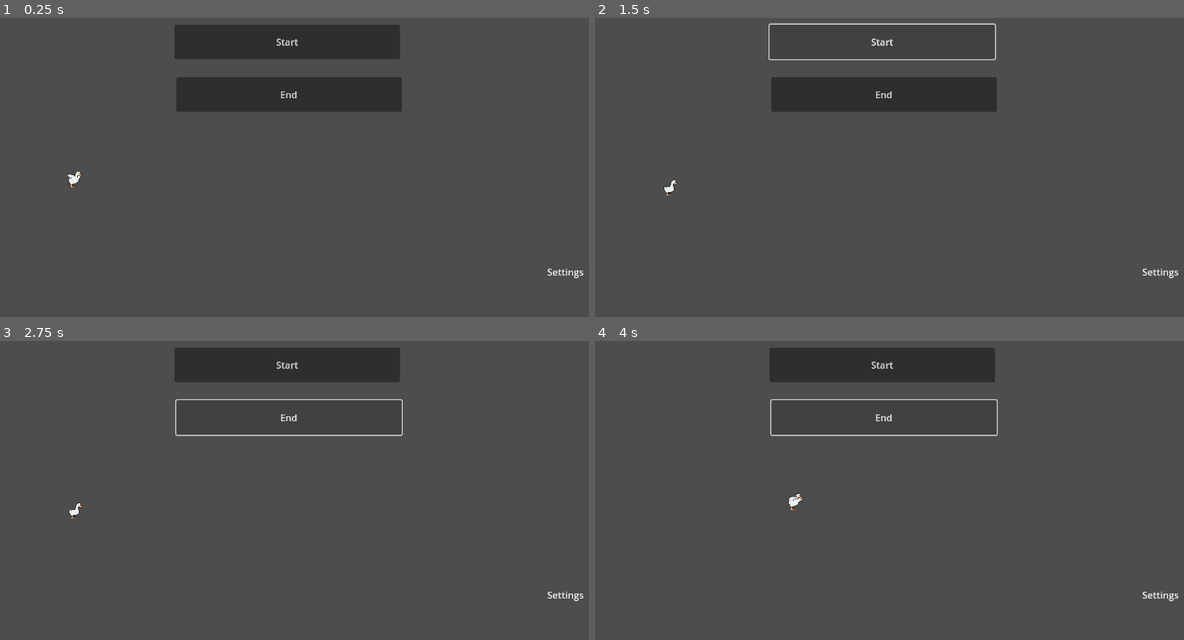
Above: before the commit, frames 1-4 (two rows, left to right).
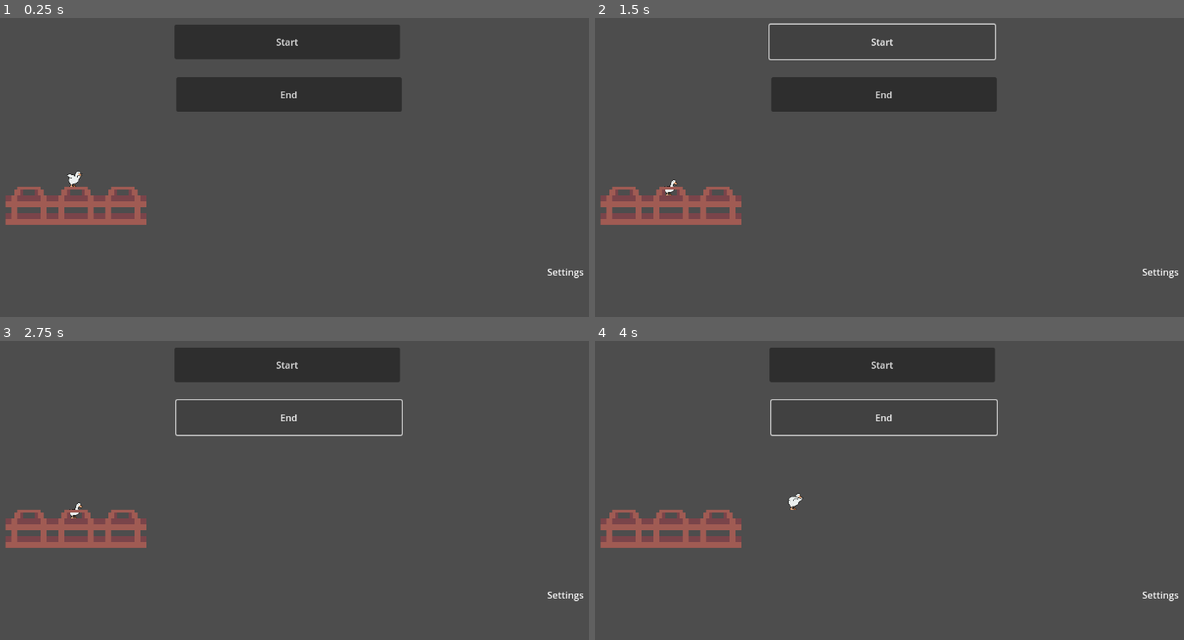
Above: after the commit, the same moments.

Repository: tvillega/DinoPlasmaStudios-MenuGame
Game: Godot game, scene res://main.tscn
Same seed, same stepped clock (60 frames per second), same inputs: the game is played once before the commit and once after it.
Inputs:
- Up to frame 1 (0.25 s): no input
- Up to frame 2 (1.5 s): click "Start" at 0.5 s; click "Start" at 1.25 s
- Up to frame 3 (2.75 s): click "End" at 2 s
- Up to frame 4 (4 s): tap Enter at 2.75 s; hold D (Mov_right) from 2.78 s (still down); tap Space (Jump) at 3.02, 3.32, 3.77 s

The runs differ from the first frame. In frame 1, 2.3% of the frame differs, in the area x 0-25%, y 56-70%; in frame 2, 2.3%; in frame 3, 2.3%; in frame 4, 2.3%.

Commit message:
Add assets

Diff:
--- a/scenes/main.tscn
+++ b/scenes/main.tscn
@@ -1,6 +1,7 @@
-[gd_scene load_steps=6 format=3 uid="uid://cftp0460caaal"]
+[gd_scene load_steps=7 format=3 uid="uid://cftp0460caaal"]
 
 [ext_resource type="PackedScene" uid="uid://h5p34vcy7ryy" path="res://scenes/player.tscn" id="1_o5qli"]
+[ext_resource type="Texture2D" uid="uid://2ll1h4mt5443" path="res://sprites/8BitFactoryTilesetPack/Sprites/Platform With Handles.png" id="2_0wfyh"]
 
 [sub_resource type="RectangleShape2D" id="RectangleShape2D_sgp6g"]
 size = Vector2(389.5, 70.5)
@@ -71,3 +72,18 @@
 [node name="CollisionShape2D" type="CollisionShape2D" parent="StaticBody2D"]
 position = Vector2(227, 449)
 shape = SubResource("RectangleShape2D_sugp2")
+
+[node name="PlatformWithHandles" type="Sprite2D" parent="."]
+position = Vector2(159, 389)
+scale = Vector2(5, 5)
+texture = ExtResource("2_0wfyh")
+
+[node name="PlatformWithHandles2" type="Sprite2D" parent="."]
+position = Vector2(239, 389)
+scale = Vector2(5, 5)
+texture = ExtResource("2_0wfyh")
+
+[node name="PlatformWithHandles3" type="Sprite2D" parent="."]
+position = Vector2(319, 389)
+scale = Vector2(5, 5)
+texture = ExtResource("2_0wfyh")
--- a/scenes/player.tscn
+++ b/scenes/player.tscn
@@ -48,6 +48,90 @@
 "values": [0]
 }
 
+[sub_resource type="Animation" id="Animation_qlg0r"]
+resource_name = "fall"
+length = 0.3
+loop_mode = 1
+step = 0.1
+tracks/0/type = "value"
+tracks/0/imported = false
+tracks/0/enabled = true
+tracks/0/path = NodePath("Sprite2D:texture")
+tracks/0/interp = 1
+tracks/0/loop_wrap = true
+tracks/0/keys = {
+"times": PackedFloat32Array(0),
+"transitions": PackedFloat32Array(1),
+"update": 1,
+"values": [ExtResource("5_fjrip")]
+}
+tracks/1/type = "value"
+tracks/1/imported = false
+tracks/1/enabled = true
+tracks/1/path = NodePath("Sprite2D:hframes")
+tracks/1/interp = 1
+tracks/1/loop_wrap = true
+tracks/1/keys = {
+"times": PackedFloat32Array(0),
+"transitions": PackedFloat32Array(1),
+"update": 1,
+"values": [4]
+}
+tracks/2/type = "value"
+tracks/2/imported = false
+tracks/2/enabled = true
+tracks/2/path = NodePath("Sprite2D:frame")
+tracks/2/interp = 1
+tracks/2/loop_wrap = true
+tracks/2/keys = {
+"times": PackedFloat32Array(0, 0.1, 0.2),
+"transitions": PackedFloat32Array(1, 1, 1),
+"update": 1,
+"values": [2, 1, 0]
+}
+
+[sub_resource type="Animation" id="Animation_ur7pv"]
+resource_name = "flap"
+length = 0.3
+loop_mode = 1
+step = 0.1
+tracks/0/type = "value"
+tracks/0/imported = false
+tracks/0/enabled = true
+tracks/0/path = NodePath("Sprite2D:texture")
+tracks/0/interp = 1
+tracks/0/loop_wrap = true
+tracks/0/keys = {
+"times": PackedFloat32Array(0),
+"transitions": PackedFloat32Array(1),
+"update": 1,
+"values": [ExtResource("5_fjrip")]
+}
+tracks/1/type = "value"
+tracks/1/imported = false
+tracks/1/enabled = true
+tracks/1/path = NodePath("Sprite2D:hframes")
+tracks/1/interp = 1
+tracks/1/loop_wrap = true
+tracks/1/keys = {
+"times": PackedFloat32Array(0),
+"transitions": PackedFloat32Array(1),
+"update": 1,
+"values": [4]
+}
+tracks/2/type = "value"
+tracks/2/imported = false
+tracks/2/enabled = true
+tracks/2/path = NodePath("Sprite2D:frame")
+tracks/2/interp = 1
+tracks/2/loop_wrap = true
+tracks/2/keys = {
+"times": PackedFloat32Array(0, 0.1, 0.2),
+"transitions": PackedFloat32Array(1, 1, 1),
+"update": 1,
+"values": [0, 1, 2]
+}
+
 [sub_resource type="Animation" id="Animation_g2els"]
 resource_name = "idle"
 length = 0.3
@@ -172,90 +256,6 @@
 "transitions": PackedFloat32Array(1, 1, 1),
 "update": 1,
 "values": [0, 1, 2]
-}
-
-[sub_resource type="Animation" id="Animation_ur7pv"]
-resource_name = "flap"
-length = 0.3
-loop_mode = 1
-step = 0.1
-tracks/0/type = "value"
-tracks/0/imported = false
-tracks/0/enabled = true
-tracks/0/path = NodePath("Sprite2D:texture")
-tracks/0/interp = 1
-tracks/0/loop_wrap = true
-tracks/0/keys = {
-"times": PackedFloat32Array(0),
-"transitions": PackedFloat32Array(1),
-"update": 1,
-"values": [ExtResource("5_fjrip")]
-}
-tracks/1/type = "value"
-tracks/1/imported = false
-tracks/1/enabled = true
-tracks/1/path = NodePath("Sprite2D:hframes")
-tracks/1/interp = 1
-tracks/1/loop_wrap = true
-tracks/1/keys = {
-"times": PackedFloat32Array(0),
-"transitions": PackedFloat32Array(1),
-"update": 1,
-"values": [4]
-}
-tracks/2/type = "value"
-tracks/2/imported = false
-tracks/2/enabled = true
-tracks/2/path = NodePath("Sprite2D:frame")
-tracks/2/interp = 1
-tracks/2/loop_wrap = true
-tracks/2/keys = {
-"times": PackedFloat32Array(0, 0.1, 0.2),
-"transitions": PackedFloat32Array(1, 1, 1),
-"update": 1,
-"values": [0, 1, 2]
-}
-
-[sub_resource type="Animation" id="Animation_qlg0r"]
-resource_name = "fall"
-length = 0.3
-loop_mode = 1
-step = 0.1
-tracks/0/type = "value"
-tracks/0/imported = false
-tracks/0/enabled = true
-tracks/0/path = NodePath("Sprite2D:texture")
-tracks/0/interp = 1
-tracks/0/loop_wrap = true
-tracks/0/keys = {
-"times": PackedFloat32Array(0),
-"transitions": PackedFloat32Array(1),
-"update": 1,
-"values": [ExtResource("5_fjrip")]
-}
-tracks/1/type = "value"
-tracks/1/imported = false
-tracks/1/enabled = true
-tracks/1/path = NodePath("Sprite2D:hframes")
-tracks/1/interp = 1
-tracks/1/loop_wrap = true
-tracks/1/keys = {
-"times": PackedFloat32Array(0),
-"transitions": PackedFloat32Array(1),
-"update": 1,
-"values": [4]
-}
-tracks/2/type = "value"
-tracks/2/imported = false
-tracks/2/enabled = true
-tracks/2/path = NodePath("Sprite2D:frame")
-tracks/2/interp = 1
-tracks/2/loop_wrap = true
-tracks/2/keys = {
-"times": PackedFloat32Array(0, 0.1, 0.2),
-"transitions": PackedFloat32Array(1, 1, 1),
-"update": 1,
-"values": [2, 1, 0]
 }
 
 [sub_resource type="AnimationLibrary" id="AnimationLibrary_dqkch"]
Not shown, added: sprites/8BitFactoryTilesetPack/README.txt
Binary file added: sprites/8BitFactoryTilesetPack/Raw Files/Brick-Stone-background.aseprite
Binary file added: sprites/8BitFactoryTilesetPack/Raw Files/Brick-Stone.aseprite
Binary file added: sprites/8BitFactoryTilesetPack/Raw Files/Chain-Hold.aseprite
Binary file added: sprites/8BitFactoryTilesetPack/Raw Files/Chain.aseprite
Binary file added: sprites/8BitFactoryTilesetPack/Raw Files/Factory-Tile.aseprite
Binary file added: sprites/8BitFactoryTilesetPack/Raw Files/Platform-With-Handles.aseprite
Binary file added: sprites/8BitFactoryTilesetPack/Raw Files/Platform.aseprite
Binary file added: sprites/8BitFactoryTilesetPack/Raw Files/Window.aseprite
Binary file added: sprites/8BitFactoryTilesetPack/Sprites/Chain Hold.png
Not shown, added: sprites/8BitFactoryTilesetPack/Sprites/Chain Hold.png.import
Binary file added: sprites/8BitFactoryTilesetPack/Sprites/Chain.png
(and 18 more such lines)
